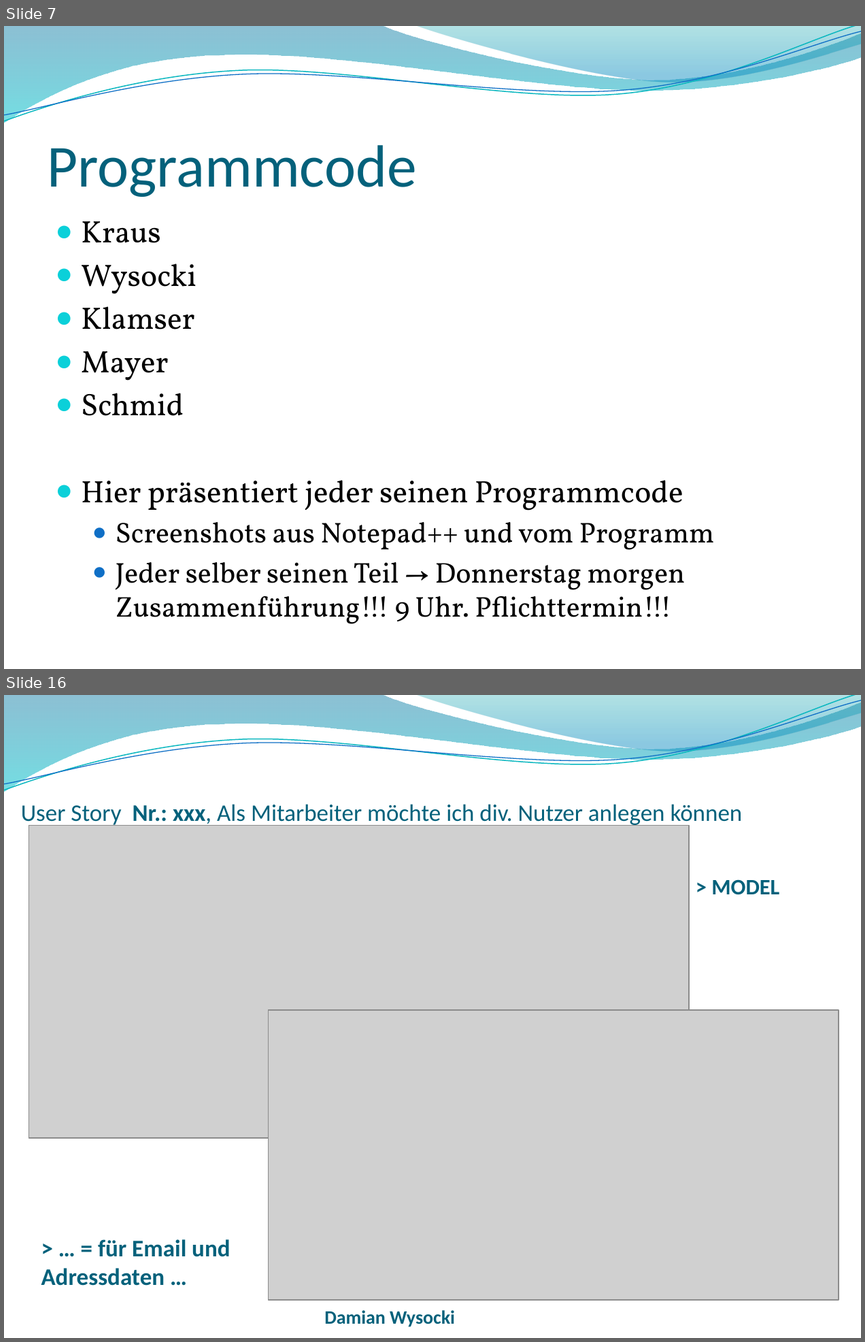
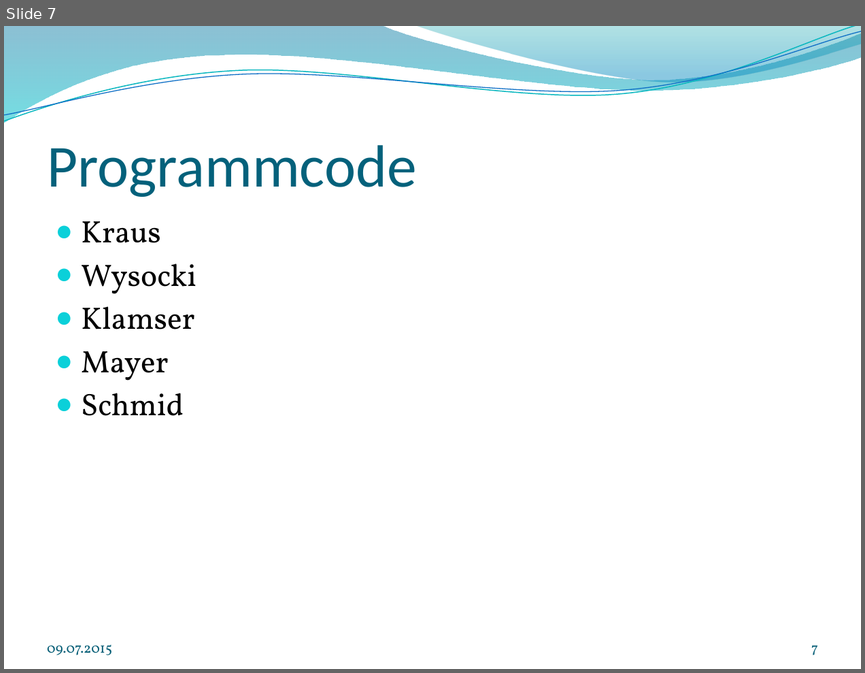
Before and after one commit to wf5ss2015/wfprj, a slide deck: Lehrveranstaltungsmanagement_Präsentation.pptx. Shown one above the other, each under a label of ours: slides 7 and 16 before the commit, slide 7 after it; the slides between them are not shown. The pictures are 865x1342 and 865x673 pixels, drawn with LibreOffice and Linux fonts; fonts in the diff are those of the drawing; grey boxes stand for pictures; background and template pictures are left out. Boxes give left, top, right and bottom in pixels: in the first picture for what was removed or moved away, otherwise in the second. Text is boxed around its words. In the diff, an @@ line names an element or a change of style, - is before the commit and + after.

```diff
--- a/Lehrveranstaltungsmanagement_Präsentation.pptx
+++ b/Lehrveranstaltungsmanagement_Präsentation.pptx
@@ slide 16 removed at (4,695,861,1338), background picture (left out); not listed: 4 template elements that a slide beside it also shows @@
@@ text removed at (21,804,742,827) @@
-User Story Nr.: xxx, Als Mitarbeiter möchte ich div. Nutzer anlegen können
@@ picture removed at (29,826,689,1138) @@
@@ text removed at (711,879,779,895) @@
-> MODEL
@@ picture removed at (268,1009,838,1299) @@
@@ text removed at (41,1239,230,1285) @@
-> … = für Email und Adressdaten …
@@ text removed at (324,1310,455,1327) @@
-Damian Wysocki
@@ slide 7 changed as well @@
@@ text at (81,480,715,624): paragraphs removed @@
-● Hier präsentiert jeder seinen Programmcode
-  ● Screenshots aus Notepad++ und vom Programm
-  ● Jeder selber seinen Teil → Donnerstag morgen Zusammenführung!!! 9 Uhr. Pflichttermin!!!
@@ text added at (47,644,112,655), 12 pt, text #045D75 @@
+09.07.2015
@@ page number added at (811,645,818,655), 12 pt, text #045D75 @@
+7
```
Also in this commit, not shown: 7 other slides changed, 42 slides added, 14 other slides removed, 1 other file.
